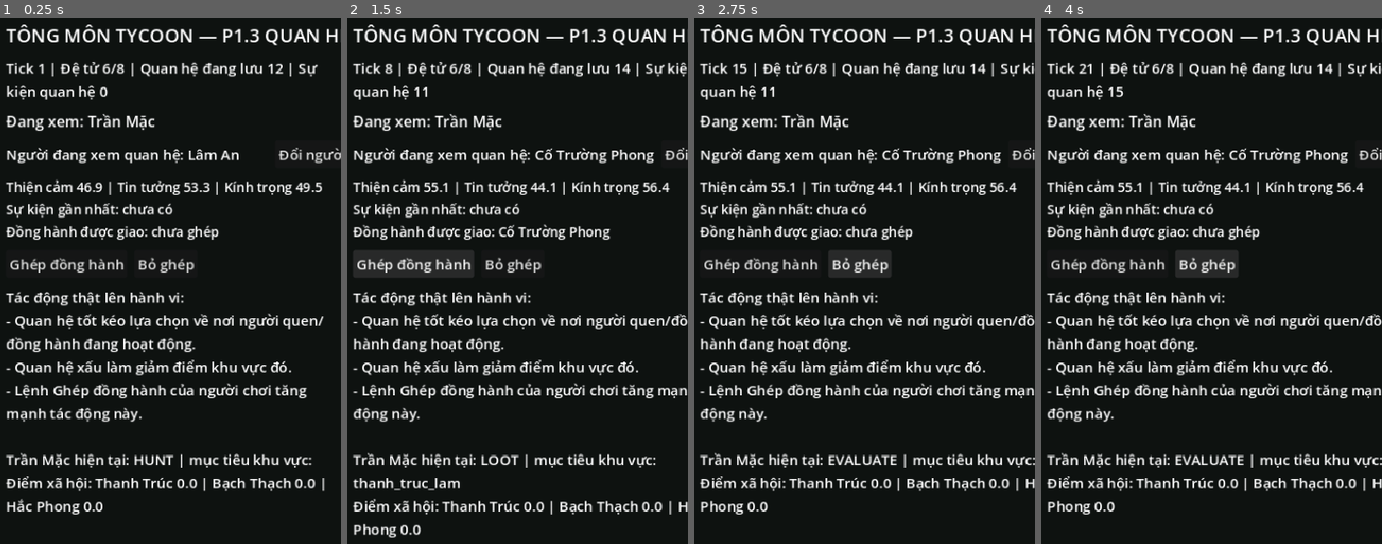
Above: before the commit, frames 1-4 (left to right).
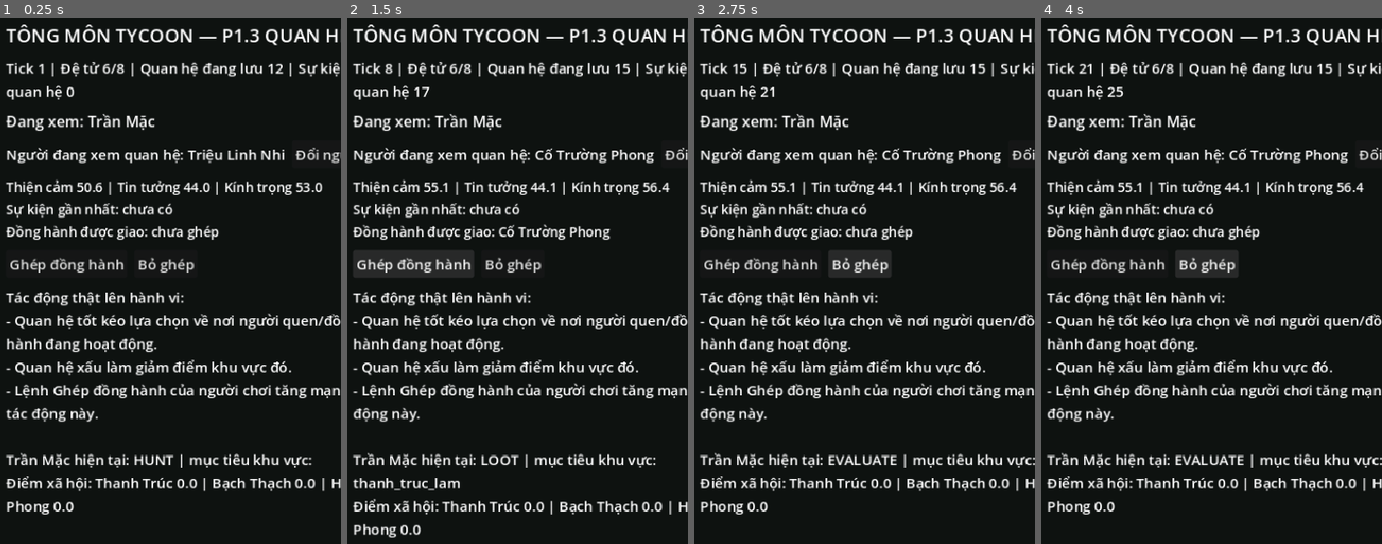
Above: after the commit, the same moments.

Repository: vuanhtuan161094-byte/TongMonBaDao
Game: Godot game, scene res://scenes/p1/p1_3_relationships.tscn
Two runs of this game, one before a commit and one after it. Both use one fixed random seed, a clock stepped at 60 frames per second and the inputs below. This scene is started directly instead of the project's main scene.
Inputs:
- Up to frame 1 (0.25 s): no input
- Up to frame 2 (1.5 s): click "Đổi người" at 0.5 s; click "Ghép đồng hành" at 1.25 s
- Up to frame 3 (2.75 s): click "Bỏ ghép" at 2 s
- Up to frame 4 (4 s): click "Ghép đồng hành" at 2.75 s; click "Bỏ ghép" at 3.5 s

The runs differ from the first frame. In frame 1, 3.2% of the frame differs, in the area x 1-100%, y 8-95%; in frame 2, less than 0.1%; in frame 3, less than 0.1%; in frame 4, less than 0.1%.

Commit message:
feat: persist bounded P1.4 memories

Diff:
--- a/godot/src/simulation/state/simulation_state.gd
+++ b/godot/src/simulation/state/simulation_state.gd
@@ -29,6 +29,12 @@
 var relationships: Dictionary = {}
 var companion_assignments: Dictionary = {}
 var relationship_event_count: int = 0
+
+# P1.4 stores only meaningful, bounded memories per disciple.
+# Keys are owner id -> Array[MemoryState]. Missing owners have no stored memories.
+var p1_memory_enabled: bool = false
+var memories: Dictionary = {}
+var memory_event_count: int = 0
 
 func total_money() -> int:
     var total := sect.treasury
@@ -99,6 +105,32 @@
         if source_id == target_id or not disciples.has(source_id) or not disciples.has(target_id):
             errors.append("Invalid companion assignment %s -> %s." % [source_id, target_id])
 
+    for raw_owner_id in memories.keys():
+        var owner_id := StringName(raw_owner_id)
+        if not disciples.has(owner_id):
+            errors.append("Memory owner %s is not an active disciple." % owner_id)
+            continue
+        var owner_memories = memories[raw_owner_id]
+        if not (owner_memories is Array):
+            errors.append("Memory owner %s has invalid storage." % owner_id)
+            continue
+        if owner_memories.size() > MemorySystem.MAX_MEMORIES_PER_DISCIPLE:
+            errors.append("Memory owner %s exceeds the memory cap." % owner_id)
+        for value in owner_memories:
+            var memory: MemoryState = value
+            if memory.owner_id != owner_id:
+                errors.append("Memory %s has mismatched owner." % memory.id)
+            if memory.target_id != &"" and not disciples.has(memory.target_id):
+                errors.append("Memory %s references missing target %s." % [memory.id, memory.target_id])
+            if memory.region_id != &"" and not regions.has(memory.region_id):
+                errors.append("Memory %s references missing region %s." % [memory.id, memory.region_id])
+            if memory.valence < -1.0 or memory.valence > 1.0:
+                errors.append("Memory %s has invalid valence." % memory.id)
+            if memory.importance < 0.0 or memory.importance > 100.0:
+                errors.append("Memory %s has invalid importance." % memory.id)
+            if memory.occurrences <= 0:
+                errors.append("Memory %s has invalid occurrence count." % memory.id)
+
     if initial_total_money > 0 and total_money() != initial_total_money:
         errors.append("Money conservation failed: expected %d, got %d" % [initial_total_money, total_money()])
 
@@ -130,6 +162,17 @@
         for raw_target_id in target_ids:
             var relation: RelationshipState = source_map[raw_target_id]
             relationship_rows.append(relation.to_dict())
+
+    var memory_rows: Array = []
+    var memory_owner_ids: Array = memories.keys()
+    memory_owner_ids.sort()
+    for raw_owner_id in memory_owner_ids:
+        var owner_memories: Array = memories[raw_owner_id]
+        var ordered_memories: Array = owner_memories.duplicate()
+        ordered_memories.sort_custom(func(left: MemoryState, right: MemoryState) -> bool: return str(left.id) < str(right.id))
+        for value in ordered_memories:
+            var memory: MemoryState = value
+            memory_rows.append(memory.to_dict())
 
     return {
         "save_version": SAVE_VERSION,
@@ -146,6 +189,9 @@
         "relationships": relationship_rows,
         "companion_assignments": companion_assignments.duplicate(true),
         "relationship_event_count": relationship_event_count,
+        "p1_memory_enabled": p1_memory_enabled,
+        "memories": memory_rows,
+        "memory_event_count": memory_event_count,
         "sect": sect.to_dict(),
         "disciples": disciple_rows,
         "regions": region_rows
@@ -162,6 +208,8 @@
     state.recruitment_generation_index = int(data.get("recruitment_generation_index", 0))
     state.p1_relationships_enabled = bool(data.get("p1_relationships_enabled", false))
     state.relationship_event_count = int(data.get("relationship_event_count", 0))
+    state.p1_memory_enabled = bool(data.get("p1_memory_enabled", false))
+    state.memory_event_count = int(data.get("memory_event_count", 0))
     state.sect = SectState.from_dict(data.get("sect", {}))
 
     var saved_recruitment_stats = data.get("recruitment_stats", {})
@@ -199,4 +247,14 @@
         for key in keys:
             state.companion_assignments[str(key)] = str(saved_companions[key])
 
+    for row in data.get("memories", []):
+        if row is Dictionary:
+            var memory := MemoryState.from_dict(row)
+            if memory.owner_id == &"" or memory.event_id == &"":
+                continue
+            var owner_key := str(memory.owner_id)
+            var owner_memories: Array = state.memories.get(owner_key, [])
+            owner_memories.append(memory)
+            state.memories[owner_key] = owner_memories
+
     return state
